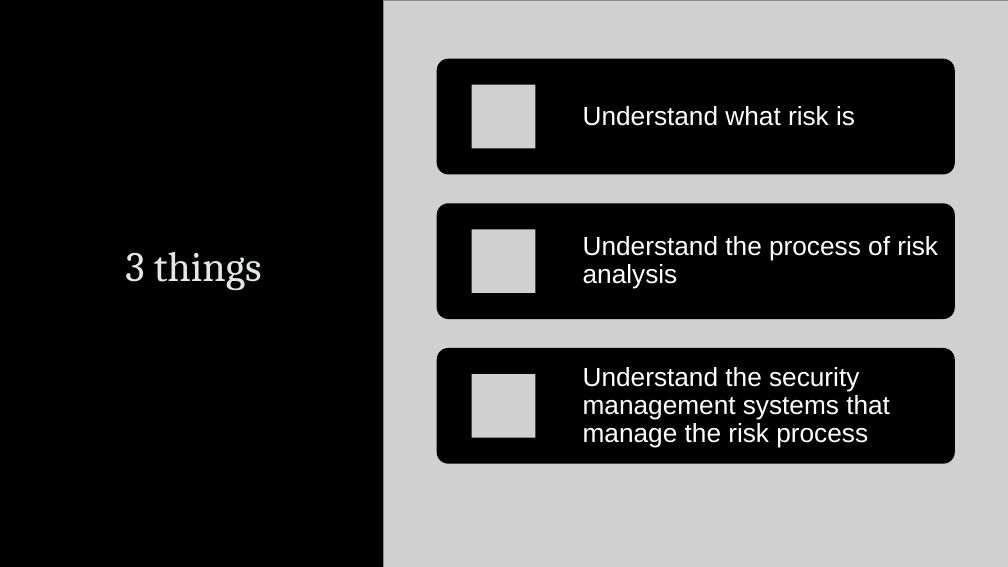
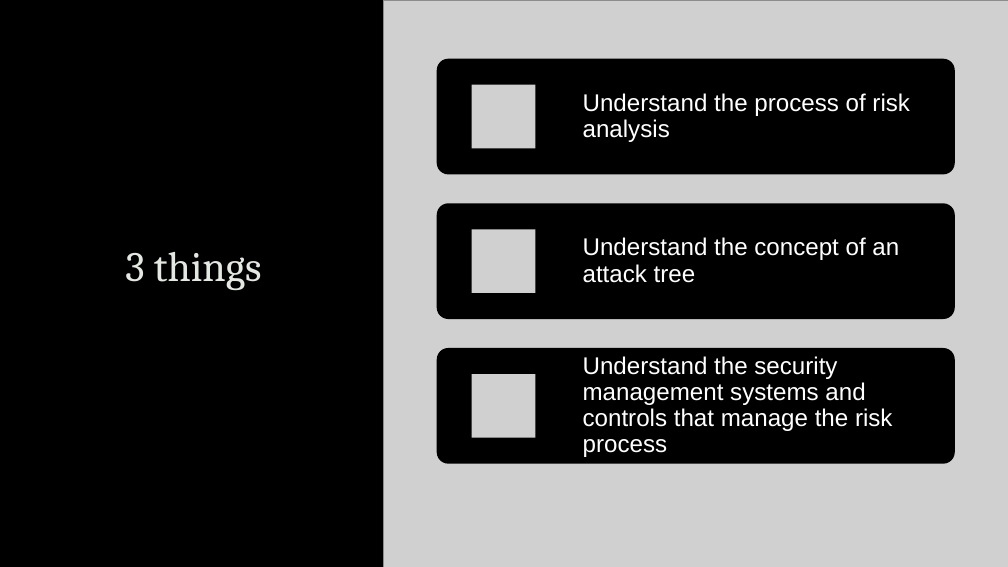
Before and after one commit to robert-mcknight/citx1003, a slide deck: slide 3 of cits1003-lecture_slides/CITS1003-7 Security Management.pptx. Drawn at 1008x567 pixels with LibreOffice and Linux fonts; fonts in the diff are those of the drawing; grey boxes stand for pictures; background and template pictures are left out. Boxes give left, top, right and bottom in pixels: in the first picture for what was removed or moved away, otherwise in the second. Text is boxed around its words. In the diff, an @@ line names an element or a change of style, - is before the commit and + after.

Commit message:
Add minor slide tweaks

```diff
--- a/cits1003-lecture_slides/CITS1003-7 Security Management.pptx
+++ b/cits1003-lecture_slides/CITS1003-7 Security Management.pptx
@@ text "Understand the process of risk ...": place and size @@
-text "Understand the process of risk ..." at (583,236,938,289)
+text "Understand the process of risk ..." at (583,93,910,142)
@@ text "Understand the process of risk ..." at (583,93,910,142): size 25 to 23 pt @@
@@ text removed at (583,106,855,126) @@
-Understand what risk is
@@ text added at (583,237,899,283), 23 pt, text #FFFFFF @@
+Understand the concept of an attack tree
@@ text at (583,356,893,457): text changed; size 25 to 23 pt @@
-Understand the security management systems that manage the risk process
+Understand the security management systems and controls that manage the risk process
```
Also in this commit, not shown: 16 slides added, 2 slides removed, 3 other files.
